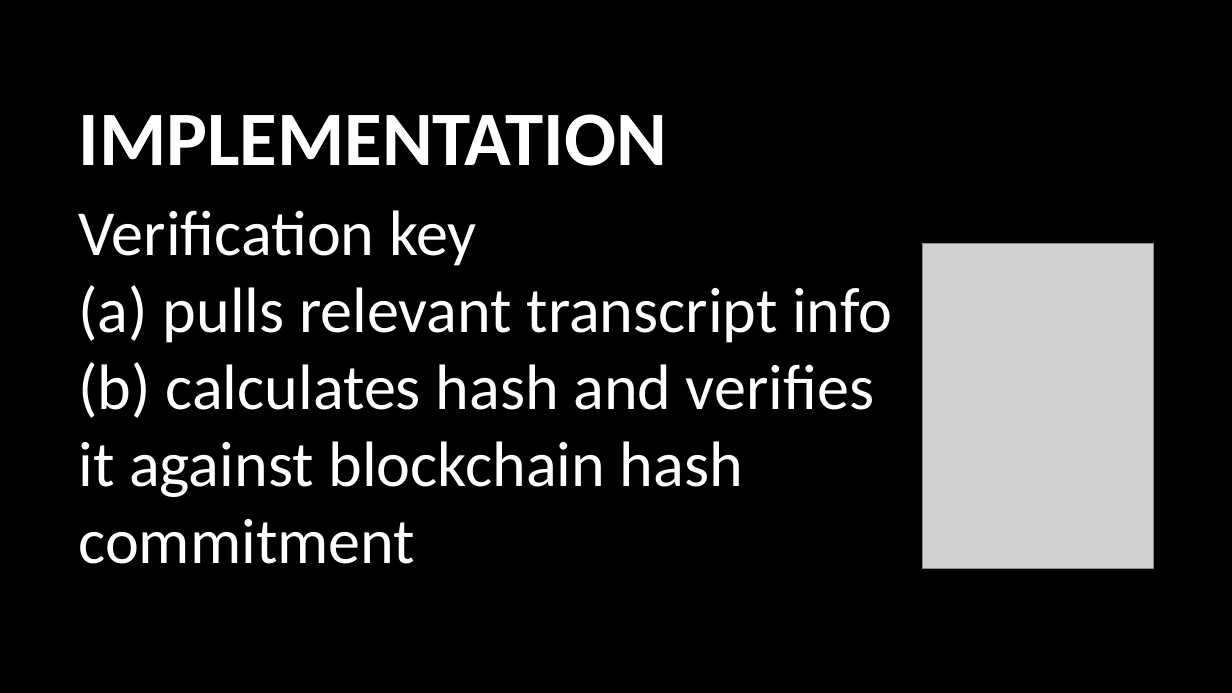
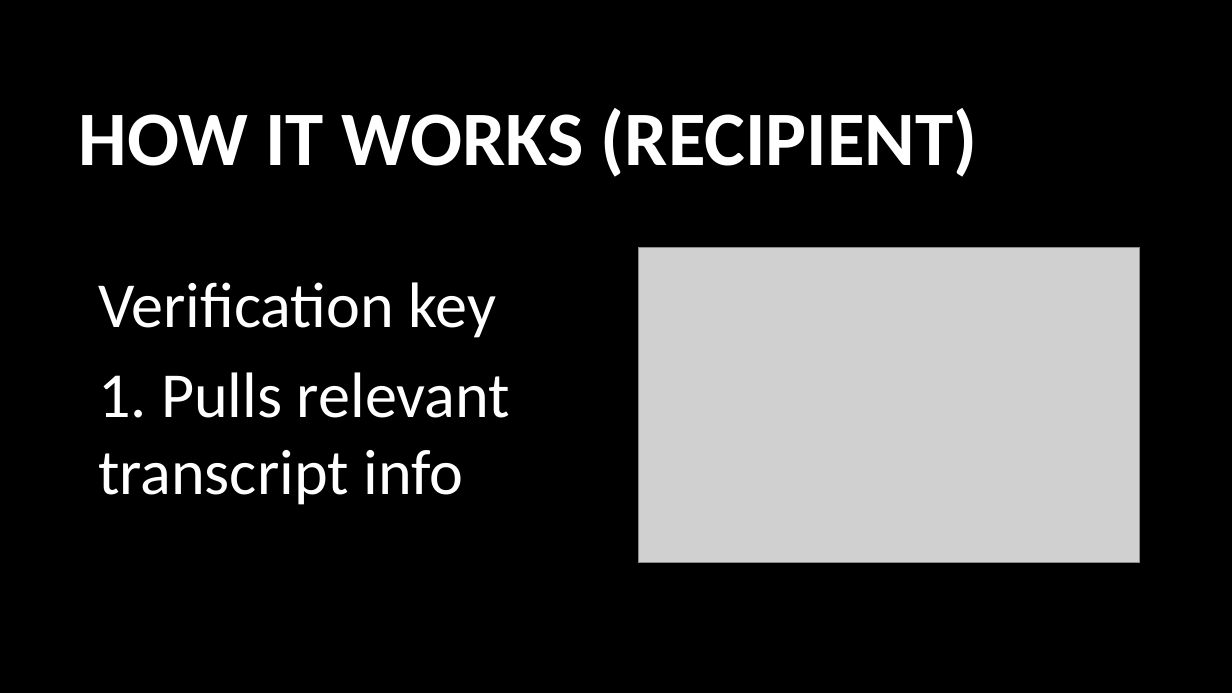
Before and after one commit to usop7/MachoHacks2018, a slide deck: slide 7 of MachoHacks2018.pptx. Drawn at 1232x693 pixels with LibreOffice and Linux fonts; fonts in the diff are those of the drawing; grey boxes stand for pictures; background and template pictures are left out. Boxes give left, top, right and bottom in pixels: in the first picture for what was removed or moved away, otherwise in the second. Text is boxed around its words. In the diff, an @@ line names an element or a change of style, - is before the commit and + after.

```diff
--- a/MachoHacks2018.pptx
+++ b/MachoHacks2018.pptx
@@ title at (79, 108, 978, 177): text changed @@
-IMPLEMENTATION
+HOW IT WORKS (RECIPIENT)
@@ picture added at (639, 248, 1140, 563) @@
@@ picture removed at (922, 243, 1153, 568) @@
@@ text at (98, 282, 510, 505): text changed @@
-Verification key
-(a) pulls relevant transcript info
-(b) calculates hash and verifies it against blockchain hash commitment
+Verification key
+1. Pulls relevant transcript info
```
Also in this commit, not shown: 6 other slides changed, 1 slide added, 2 slides removed.
